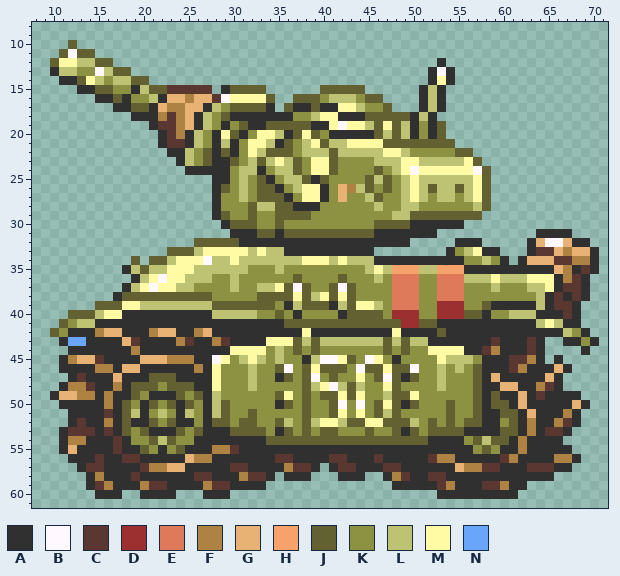
Two states of a sprite sheet, Game/assets/tank.png. Above, as it was before the edit.
The file is 80x66 pixels. Colours within 5 levels of each other are drawn and written as one. Shown: x 8..71, y 8..61.
Palette (. is transparent): A #313031  B #fff9ff  C #5a3831  D #9c3031  E #de795a  F #ad8242  G #e7b273  H #f7a26b  J #636131  K #8c9242  L #bdc373  M #fffba5  N #69a6f9
Pixels before, first column x 10:
10 ..J..........................................................
11 .JBJJ........................................................
12 JMMLLJJ....................................A.................
13 ALLKKBLJJ.................................ABA................
14 .AAJMLKLLJJ...............................AMA................
15 ...AAJJKKALJJCCCCC.AJJJJ......JJJJJ......ALA.................
16 .....AAJAKKLAGGFGGCBMMMMJ..JJJKLLLKJJ....ALA.................
17 .......AAJJAGFFGGALKJJJJA.JAAJAAMMLKKJ...ALA.................
18 .........AAAFCFGALKJAAAAAAAKKLMMAAAJJJJJALA..................
19 ...........ACCFGALKAKJAAJJJJJAAMBMMLJMJLAKAJ.................
20 ............ACFALKAMJAKMMLAJMJKAAAAAJLJLAKAJ.................
21 ............ACCALKALAKMMLAJKLMJLLMMMMJJJJJJJJ................
22 .............AALKJAJAKMLJJJKLLLJLLLLLMMLKKKKKJJ..............
23 ..............ALKJAAJKLJLMLJKMMJKKKKLLLMMLLLLLMJ.............
24 ...............AAAAAKLLAKLLJKMMJKKKKJKLMBMMMMMMBJ............
25 ..................AAKLKJAKLLJAJKKKKJLJKLMLLLLLLMJ............
26 ..................AJKLKJJAKLMMAKGFLJKJKLMLJLLJLMJ............
27 ..................AKKLKJJJAKMMAKGKKLJKKLMLKLLKLMJ............
28 ..................AKKKJLLJJAAAKKKKKKLKKLLKKKKKKLJ............
29 ..................AJKKJKKJJJJKKKKKKKKKLLJJJJJJJJ.............
30 ...................AJJJKKJKKKKKKKKKKJJJJAAAAAA...............
31 ....................AAAJJAJJJJJJJJJJAAAAAAA...........AAAA...
32 ................JJJJJAAAAAAAAAAAAAAAAAAA.....AAA.....AGBBGAA.
33 .............JJJLMMMMMLMLLAAAAAAAAAA........AKLMAA...ACCGFGGA
34 .........J.JJLMMMBLLMLLLLLLLMMMLMLLLAAAAAAAAAAKKLKA.AGGGCCFFA
35 ........ALJLLMMMLLLLLLKKKLKKKKKKKKKLMLHHHLLHHHAAAAAAAAAAGFACA
36 .........ALMBMMLLLKKLKKKKKKJKKKKJKKKLKEEEKKEEELLLMLLLMMMAFCA.
37 ........ALMBMMLLKKKKLKKLLMJBJKKJBJKKKKEEEKKEEEKKKLKKKLLMACCA.
38 .......AJJJJJJJJJJKKKKKJJJJMJLMJMJKKKKEEEKKEEEKKKKKKKKLACACA.
39 .....JJJMMLLLLLLLLJJJJJJJKALJJJALJMMLKEEEKKDDDKKJAAAAALACCA..
40 ..JJJLMMAAAAAAAAAALLLLLKKJKAKKKKAJJJJKDDDKKDDDJJAKKLLLAAACA..
41 .JKLLAAAAAAAAAAAAAAAAAAAAAJJJJJJJJJJJJJDDJJAAAAAAAAAAALMLAA..
42 JKAAAFGGAAAFGGAAFGAAAAAAAAAAMAAAAAAAAAMAAAAJAAAAAAAAAAAAALKA.
43 .ANNAAAAGCAAAAFCAAFCAAAAMMMJLJLLLLLLLJLJLLAAAAAAACAAACA..AAKA
44 ..AAAAAAAFAAAAAAAAAAMMMMKLKJKJKKKKKKKJKJKKMMMMAACFAAACA....A.
45 .AFGGCAAAAGGGFFFAABMKLMLKLKKALBBMJKBMKAKKKKMLLLKAAACCFA.A....
46 .AAAAFFAGGAAAAAAFAMKKKLKKJBKJMJJJKBJJMJJBKKLKLKJAAACFAAAGA...
47 ..ACAAAGAAAJJJAAAAMKKKLKKAJKJBKJKKMKJBJAJKKLKKKJAGAAAAAGA....
48 .AFFCAAFAJJJKJJJAAMKKKLKKKKKJLMBLJLKKMJKKKKLKKKJAAGGAAFCA....
49 AGGFFAFAAJKAAAJKJALKKKKKKJMKJKJJMJMKKLJJMKKKKKKJAJAAGACAAAA..
50 .AAAAAFAJKAJKJAJKALJKKKKKAJKJKKJBKBKJMJAJKKKJKKJAJJAGAAAAAGA.
51 ..AAAACAJLAKLKALKALJKKJKKKKKJKKJMKMKJLJKKKKKJKKJAAJJAGAAAFA..
52 ..ACAAFAJAAJKJAAKAJJKJJKKJLKJLMMLJJMMJJJLKJKJKJJAAKJAFAAFCA..
53 .ACCCACAJKJAAAJKJAAAJJJJKAJKJKJJKKKJKKJAJKJJJJAAAAJJAFACCA...
54 .AFFAAACAKKJLJKKAAAAAAAAJJJJJJJJJJJJJJJJJJAAAAKJLJJAFAAAA....
55 .AGAAAACAAJKAKJAAAFFCAAAAAAAAAAAAAAAAAAAAAAAAAAKJKAAFAAAAA...
56 ..AAACAACCAAAAAGFFAAAAAAACCAAAACCAAACAAAAACFFAAAAACFAAAAFFA..
57 ...ACCAAAACFFGGAAAAACCAAAAFCCA.ACCAAACCAAAAAAGFFCCAAACCCAA...
58 ....AFAAACAAAAAACCAAAFCCA.AAA...AAA..AFCAACCAAAAAAAAAAAA.....
59 ....ACFAAAFCCAAAAFCCAAAA..............AAAAACFAAACCFAA........
60 .....AAA..AAAA...AAA.......................AAAAAAAAA.........
New version:
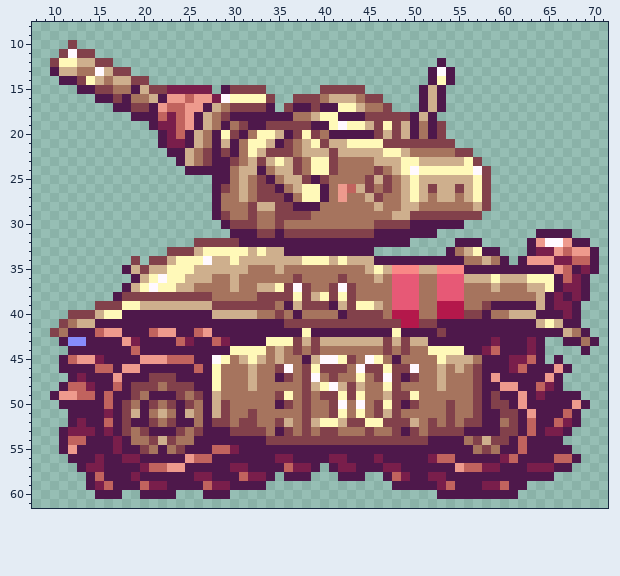
The exact change:
Colour A changes from #313031 to #4e184b.
Colour C changes from #5a3831 to #791e4b.
Colour D changes from #9c3031 to #b4184b.
Colour E changes from #de795a to #e75976.
Colour F changes from #ad8242 to #c1635e.
Colour G changes from #e7b273 to #ee9a8d.
Colour H changes from #f7a26b to #f98786.
Colour J changes from #636131 to #82414b.
Colour K changes from #8c9242 to #a6745e.
Colour L changes from #bdc373 to #ceaf8d.
Colour M changes from #fffba5 to #fff9b9.
Colour N changes from #69a6f9 to #878bfb.
Boxes around the changes in both pictures, in picture pixels (x1, y1, x2, y2):
changed: (50, 40, 599, 499)
